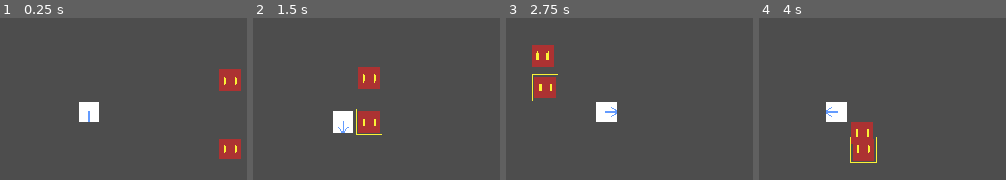
Above: before the commit, frames 1-4 (left to right).
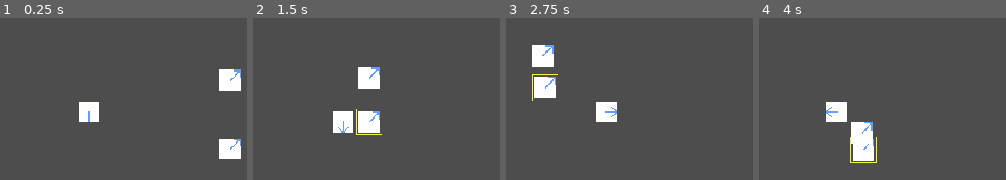
Above: after the commit, the same moments.

Repository: gianculottapascolachiappe-hue/DumbMorogh
Game: Godot game, scene res://main.tscn
Two runs of this game, one before a commit and one after it. Both use one fixed random seed, a clock stepped at 60 frames per second and the inputs below.
Inputs (mouse positions are in pixels of both pictures, inside the frame that each line leads up to):
- Up to frame 1 (0.25 s): no input
- Up to frame 2 (1.5 s): tap Enter at 0.5 s; move the mouse to (482, 149) at 0.52 s; hold D (move_right) 0.53-1.28 s; hold Right mouse button (attack) 0.53-1.28 s; click (482, 149) at 0.67 s; move the mouse to (393, 86) at 1.27 s; hold S (move_down) from 1.28 s (still down); right-click (393, 86) at 1.35 s; click (393, 86) at 1.42 s
- Up to frame 3 (2.75 s): move the mouse to (outside the picture) at 2.02 s; release S (move_down) at 2.03 s; hold D (move_right) from 2.03 s (still down); hold Right mouse button (attack) from 2.03 s (still down)
- Up to frame 4 (4 s): move the mouse to (outside the picture) at 2.77 s; release D (move_right) at 2.78 s; release Right mouse button (attack) at 2.78 s; hold W (move_up) 2.78-3.53 s; right-click (outside the picture) at 2.85 s; click (outside the picture) at 2.92 s; move the mouse to (outside the picture) at 3.52 s; hold A (move_left) from 3.53 s (still down); hold Right mouse button (attack) from 3.53 s (still down)

The runs differ from the first frame. In frame 1, 2.3% of the frame differs, in the area x 88-98%, y 31-88%; in frame 2, 2.4%, in the area x 42-52%, y 30-71%; in frame 3, 2.4%; in frame 4, 2.1%.

Commit message:
Enemy Animations (NOT WORKING)
tried to add animations to enemy walking and idle, not working for now T_T

Diff:
--- a/scenes/enemies/enemy.tscn
+++ b/scenes/enemies/enemy.tscn
@@ -1,8 +1,8 @@
-[gd_scene load_steps=11 format=3 uid="uid://cre2nlhgaf64q"]
+[gd_scene load_steps=28 format=3 uid="uid://cre2nlhgaf64q"]
 
 [ext_resource type="Script" uid="uid://dbvagm3o15uxj" path="res://scripts/enemies/area_2d.gd" id="1_6xk8f"]
-[ext_resource type="Texture2D" uid="uid://bnjbwfw3omnw8" path="res://assets/sprites/Sprite-0001.png" id="1_8e3ao"]
 [ext_resource type="Script" uid="uid://crjivuhxqdri8" path="res://scripts/enemies/enemy.gd" id="1_38ino"]
+[ext_resource type="Texture2D" uid="uid://cf3yl5yhjo7y2" path="res://assets/animations/Sprite-0001-Sheet.png" id="2_n7575"]
 [ext_resource type="Texture2D" uid="uid://c6dtd53pcms66" path="res://assets/sprites/Sprite-0002.png" id="4_fcftc"]
 [ext_resource type="Script" uid="uid://dw6tgjrwl78kc" path="res://scripts/state_machine/ai_state_machine.gd" id="5_nb6gf"]
 [ext_resource type="Script" uid="uid://cspbg8cvv0did" path="res://scripts/state_machine/enemy_idle_state.gd" id="6_jt03m"]
@@ -12,6 +12,201 @@
 [sub_resource type="RectangleShape2D" id="RectangleShape2D_ykcao"]
 size = Vector2(32, 32)
 
+[sub_resource type="AtlasTexture" id="AtlasTexture_dw050"]
+atlas = ExtResource("2_n7575")
+region = Rect2(0, 0, 32, 32)
+
+[sub_resource type="AtlasTexture" id="AtlasTexture_b26j0"]
+atlas = ExtResource("2_n7575")
+region = Rect2(32, 0, 32, 32)
+
+[sub_resource type="AtlasTexture" id="AtlasTexture_n7ghd"]
+atlas = ExtResource("2_n7575")
+region = Rect2(64, 0, 32, 32)
+
+[sub_resource type="AtlasTexture" id="AtlasTexture_nvl01"]
+atlas = ExtResource("2_n7575")
+region = Rect2(96, 0, 32, 32)
+
+[sub_resource type="AtlasTexture" id="AtlasTexture_ivps1"]
+atlas = ExtResource("2_n7575")
+region = Rect2(128, 0, 32, 32)
+
+[sub_resource type="AtlasTexture" id="AtlasTexture_urp6f"]
+atlas = ExtResource("2_n7575")
+region = Rect2(160, 0, 32, 32)
+
+[sub_resource type="AtlasTexture" id="AtlasTexture_bwjto"]
+atlas = ExtResource("2_n7575")
+region = Rect2(192, 0, 32, 32)
+
+[sub_resource type="AtlasTexture" id="AtlasTexture_606se"]
+atlas = ExtResource("2_n7575")
+region = Rect2(224, 0, 32, 32)
+
+[sub_resource type="AtlasTexture" id="AtlasTexture_u1c27"]
+atlas = ExtResource("2_n7575")
+region = Rect2(256, 0, 32, 32)
+
+[sub_resource type="AtlasTexture" id="AtlasTexture_op7ga"]
+atlas = ExtResource("2_n7575")
+region = Rect2(288, 0, 32, 32)
+
+[sub_resource type="AtlasTexture" id="AtlasTexture_q13i1"]
+atlas = ExtResource("2_n7575")
+region = Rect2(320, 0, 32, 32)
+
+[sub_resource type="AtlasTexture" id="AtlasTexture_pylmc"]
+atlas = ExtResource("2_n7575")
+region = Rect2(352, 0, 32, 32)
+
+[sub_resource type="AtlasTexture" id="AtlasTexture_pbfsw"]
+atlas = ExtResource("2_n7575")
+region = Rect2(384, 0, 32, 32)
+
+[sub_resource type="AtlasTexture" id="AtlasTexture_5tmop"]
+atlas = ExtResource("2_n7575")
+region = Rect2(416, 0, 32, 32)
+
+[sub_resource type="AtlasTexture" id="AtlasTexture_7ahtn"]
+atlas = ExtResource("2_n7575")
+region = Rect2(448, 0, 32, 32)
+
+[sub_resource type="AtlasTexture" id="AtlasTexture_7lmhl"]
+atlas = ExtResource("2_n7575")
+region = Rect2(480, 0, 32, 32)
+
+[sub_resource type="SpriteFrames" id="SpriteFrames_qch6t"]
+animations = [{
+"frames": [{
+"duration": 1.0,
+"texture": SubResource("AtlasTexture_dw050")
+}],
+"loop": true,
+"name": &"idle_down",
+"speed": 5.0
+}, {
+"frames": [{
+"duration": 1.0,
+"texture": SubResource("AtlasTexture_b26j0")
+}],
+"loop": true,
+"name": &"idle_down_left",
+"speed": 5.0
+}, {
+"frames": [{
+"duration": 1.0,
+"texture": SubResource("AtlasTexture_n7ghd")
+}],
+"loop": true,
+"name": &"idle_down_right",
+"speed": 5.0
+}, {
+"frames": [{
+"duration": 1.0,
+"texture": SubResource("AtlasTexture_nvl01")
+}],
+"loop": true,
+"name": &"idle_left",
+"speed": 5.0
+}, {
+"frames": [{
+"duration": 1.0,
+"texture": SubResource("AtlasTexture_ivps1")
+}],
+"loop": true,
+"name": &"idle_right",
+"speed": 5.0
+}, {
+"frames": [{
+"duration": 1.0,
+"texture": SubResource("AtlasTexture_urp6f")
+}],
+"loop": true,
+"name": &"idle_up",
+"speed": 5.0
+}, {
+"frames": [{
+"duration": 1.0,
+"texture": SubResource("AtlasTexture_bwjto")
+}],
+"loop": true,
+"name": &"idle_up_left",
+"speed": 5.0
+}, {
+"frames": [{
+"duration": 1.0,
+"texture": SubResource("AtlasTexture_606se")
+}],
+"loop": true,
+"name": &"idle_up_right",
+"speed": 5.0
+}, {
+"frames": [{
+"duration": 1.0,
+"texture": SubResource("AtlasTexture_u1c27")
+}],
+"loop": true,
+"name": &"walk_down",
+"speed": 5.0
+}, {
+"frames": [{
+"duration": 1.0,
+"texture": SubResource("AtlasTexture_op7ga")
+}],
+"loop": true,
+"name": &"walk_down_left",
+"speed": 5.0
+}, {
+"frames": [{
+"duration": 1.0,
+"texture": SubResource("AtlasTexture_q13i1")
+}],
+"loop": true,
+"name": &"walk_down_right",
+"speed": 5.0
+}, {
+"frames": [{
+"duration": 1.0,
+"texture": SubResource("AtlasTexture_pylmc")
+}],
+"loop": true,
+"name": &"walk_left",
+"speed": 5.0
+}, {
+"frames": [{
+"duration": 1.0,
+"texture": SubResource("AtlasTexture_pbfsw")
+}],
+"loop": true,
+"name": &"walk_right",
+"speed": 5.0
+}, {
+"frames": [{
+"duration": 1.0,
+"texture": SubResource("AtlasTexture_5tmop")
+}],
+"loop": true,
+"name": &"walk_up",
+"speed": 5.0
+}, {
+"frames": [{
+"duration": 1.0,
+"texture": SubResource("AtlasTexture_7ahtn")
+}],
+"loop": true,
+"name": &"walk_up_left",
+"speed": 5.0
+}, {
+"frames": [{
+"duration": 1.0,
+"texture": SubResource("AtlasTexture_7lmhl")
+}],
+"loop": true,
+"name": &"walk_up_right",
+"speed": 5.0
+}]
+
 [sub_resource type="RectangleShape2D" id="RectangleShape2D_8e3ao"]
 size = Vector2(32, 32)
 
@@ -19,11 +214,12 @@
 collision_mask = 2
 script = ExtResource("1_38ino")
 
-[node name="Sprite2D" type="Sprite2D" parent="."]
-texture = ExtResource("1_8e3ao")
-
 [node name="CollisionShape2D" type="CollisionShape2D" parent="."]
 shape = SubResource("RectangleShape2D_ykcao")
+
+[node name="EnemyAnimation" type="AnimatedSprite2D" parent="."]
+sprite_frames = SubResource("SpriteFrames_qch6t")
+animation = &"walk_up_right"
 
 [node name="Area2D" type="Area2D" parent="."]
 script = ExtResource("1_6xk8f")
--- a/scenes/player/player.tscn
+++ b/scenes/player/player.tscn
@@ -212,7 +212,7 @@
 [node name="CollisionShape2D" type="CollisionShape2D" parent="."]
 shape = SubResource("RectangleShape2D_n7ghd")
 
-[node name="AnimatedSprite2D" type="AnimatedSprite2D" parent="."]
+[node name="PlayerAnimation" type="AnimatedSprite2D" parent="."]
 sprite_frames = SubResource("SpriteFrames_dx0e4")
 animation = &"walk_up_right"
 
--- a/scripts/enemies/enemy.gd
+++ b/scripts/enemies/enemy.gd
@@ -1,6 +1,10 @@
 extends CharacterBody2D
 
 @onready var target_indicator: TextureRect = $TextureRect
+@export var idle_anim: String = "idle"
+@export var walk_anim: String = "walk"
+@onready var sprite: AnimatedSprite2D = $EnemyAnimation
+@onready var player_state_machine: Node = $AIStateMachine
 
 # STATS
 @export var max_health: int = 30
@@ -204,3 +208,40 @@
 func set_targeted(value: bool) -> void:
 	if target_indicator:
 		target_indicator.visible = value
+
+
+# =========================================================
+# ANIMATION
+# =========================================================
+func play_animation(action: String, dir: Vector2) -> void:
+	var anim = action + "_" + _get_direction_name(dir)
+
+	if sprite.animation == anim:
+		return
+
+	sprite.play(anim)
+
+func _get_direction_name(dir: Vector2) -> String:
+	if dir == Vector2.ZERO:
+		dir = Vector2.DOWN
+
+	var angle = dir.angle()
+
+	if angle >= -PI/8 and angle < PI/8:
+		return "right"
+	elif angle >= PI/8 and angle < 3*PI/8:
+		return "down_right"
+	elif angle >= 3*PI/8 and angle < 5*PI/8:
+		return "down"
+	elif angle >= 5*PI/8 and angle < 7*PI/8:
+		return "down_left"
+	elif angle >= 7*PI/8 or angle < -7*PI/8:
+		return "left"
+	elif angle >= -7*PI/8 and angle < -5*PI/8:
+		return "up_left"
+	elif angle >= -5*PI/8 and angle < -3*PI/8:
+		return "up"
+	elif angle >= -3*PI/8 and angle < -PI/8:
+		return "up_right"
+
+	return "down"
--- a/scripts/player/player.gd
+++ b/scripts/player/player.gd
@@ -37,7 +37,7 @@
 # =========================================================
 # NODES
 # =========================================================
-@onready var sprite: AnimatedSprite2D = $AnimatedSprite2D
+@onready var sprite: AnimatedSprite2D = $PlayerAnimation
 @onready var player_state_machine: Node = $PlayerStateMachine
 
 # =========================================================
--- a/scripts/state_machine/enemy_idle_state.gd
+++ b/scripts/state_machine/enemy_idle_state.gd
@@ -2,8 +2,12 @@
 
 
 func enter() -> void:
-	enemy.velocity = Vector2.ZERO
-	enemy.play_animation("idle", Vector2.DOWN)
+	enemy.apply_movement(Vector2.ZERO)
+
+	if enemy.last_direction == Vector2.ZERO:
+		enemy.last_direction = Vector2.DOWN
+
+	enemy.play_animation("idle", enemy.last_direction)
 
 
 func update(delta: float) -> void:
@@ -14,4 +18,4 @@
 	var dist := enemy.global_position.distance_to(target.global_position)
 
 	if dist <= enemy.aggro_range:
-		ai_state_machine.change_state(ai_state_machine.player_walk_state)
+		ai_state_machine.change_state(ai_state_machine.enemy_walk_state)
--- a/scripts/state_machine/enemy_walk_state.gd
+++ b/scripts/state_machine/enemy_walk_state.gd
@@ -9,7 +9,7 @@
 	var target = TargetManager.get_target()
 
 	if target == null:
-		ai_state_machine.change_state(ai_state_machine.player_idle_state)
+		ai_state_machine.change_state(ai_state_machine.enemy_idle_state)
 		return
 
 	var dist := enemy.global_position.distance_to(target.global_position)
@@ -21,5 +21,10 @@
 
 	var dir: Vector2 = (target.global_position - enemy.global_position).normalized()
 
+	enemy.last_direction = dir
+
+	enemy.apply_movement(dir)
+	enemy.play_animation(dir)
+
 	enemy.apply_movement(dir)
 	enemy.play_animation("walk", dir)
--- a/scripts/state_machine/player_idle_state.gd
+++ b/scripts/state_machine/player_idle_state.gd
@@ -1,17 +1,11 @@
 extends PlayerBaseState
 
 
-# =========================================================
-# ENTER STATE
-# =========================================================
 func enter() -> void:
 	player.apply_movement(Vector2.ZERO)
 	player.play_animation("idle", player.last_direction)
 
 
-# =========================================================
-# UPDATE LOOP (DECISION ONLY)
-# =========================================================
 func update(delta: float) -> void:
 	var input_dir := Input.get_vector(
 		"move_left",
--- a/scripts/state_machine/player_walk_state.gd
+++ b/scripts/state_machine/player_walk_state.gd
@@ -1,16 +1,10 @@
 extends PlayerBaseState
 
 
-# =========================================================
-# ENTER STATE
-# =========================================================
 func enter() -> void:
 	pass
 
 
-# =========================================================
-# UPDATE (DECISION ONLY)
-# =========================================================
 func update(delta: float) -> void:
 	var input_dir := Input.get_vector(
 		"move_left",
Binary file added: assets/animations/Sprite-0002-Sheet.png
Not shown, added: assets/animations/Sprite-0002-Sheet.png.import
